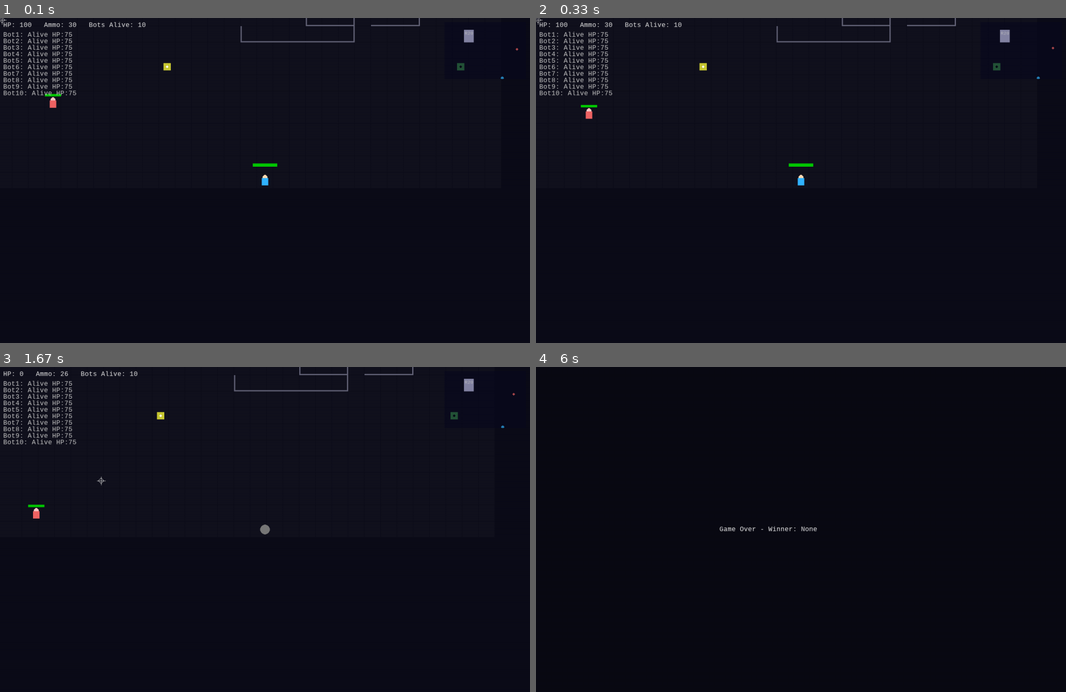
Above: before the commit, frames 1-4 (two rows, left to right).
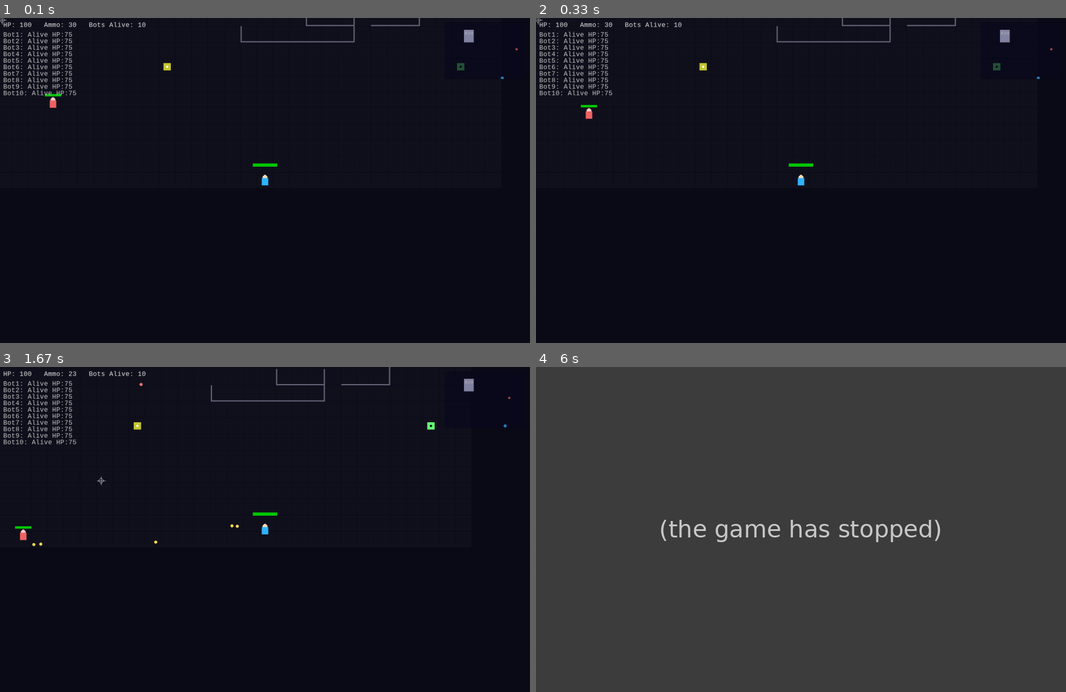
Above: after the commit, the same moments.

Repository: abdalhmanalfoly/among-us-PY-game
Game: pygame game, started from game.py
The game is run twice, just before and just after one commit, with the same random seed, the same clock (stepped at 60 frames per second) and the same inputs.
Inputs (mouse positions are in pixels of both pictures, inside the frame that each line leads up to):
- Up to frame 1 (0.1 s): no input
- Up to frame 2 (0.33 s): no input
- Up to frame 3 (1.67 s): tap Space at 0.33, 1.07, 1.37, 1.57 s; click (265, 552) at 0.72 s; hold Right 1-1.47 s; click (137, 532) at 1.08 s; hold Up from 1.5 s (still down); click (100, 480) at 1.58 s
- Up to frame 4 (6 s): release Up at 1.8 s; tap Esc at 1.83 s

The runs differ from the first frame. In frame 1, less than 0.1% of the frame differs, in the area x 97-98%, y 9-11%; in frame 2, less than 0.1%; in frame 3, 1.1%; in frame 4, 100%, in the area x 0-100%, y 0-100%.
After the commit the program exited at 5.93 s; later frames show no game.

Commit message:
bot error + bullet error solved

Diff:
--- a/game.py
+++ b/game.py
@@ -180,9 +180,26 @@
 
 # ---------- Entities ----------
 class Entity:
-    def __init__(self,x,y,w,h,color):
-        self.x=float(x); self.y=float(y); self.w=w; self.h=h; self.color=color
-    def rect(self): return pygame.Rect(int(self.x-self.w/2), int(self.y-self.h/2), self.w, self.h)
+    def __init__(self, x, y, w, h, color):
+        self.x = float(x)
+        self.y = float(y)
+        self.w = w
+        self.h = h
+        self.color = color
+
+        # تأكد إن الكيان داخل حدود العالم
+        # منع الخروج من حدود العالم
+        self.x = max(self.w / 2, min(WORLD_W - self.w / 2, self.x))
+        self.y = max(self.h / 2, min(WORLD_H - self.h / 2, self.y))
+
+
+
+    @staticmethod
+    def clamp(value, minv, maxv):
+        return max(minv, min(value, maxv))
+
+    def rect(self):
+        return pygame.Rect(int(self.x - self.w / 2), int(self.y - self.h / 2), self.w, self.h)
 
 class Player(Entity):
     def __init__(self,x,y):
@@ -190,6 +207,9 @@
         self.health=PLAYER_MAX_HEALTH; self.speed=PLAYER_SPEED; self.ammo=30; self.alive=True
     def update(self, keys, dt):
         if not self.alive: return
+        self.x = max(self.w / 2, min(WORLD_W - self.w / 2, self.x))
+        self.y = max(self.h / 2, min(WORLD_H - self.h / 2, self.y))
+
         dx=dy=0
         if keys[pygame.K_a] or keys[pygame.K_LEFT]: dx-=1
         if keys[pygame.K_d] or keys[pygame.K_RIGHT]: dx+=1
@@ -215,92 +235,129 @@
         pygame.draw.rect(surf, self.color, (sx-8, sy-6, 16, 18)) # جسم
 
 class Bot(Entity):
-    def __init__(self, x,y, idx):
-        super().__init__(x,y,26,26,(240,100,100))
-        self.health=BOT_MAX_HEALTH; self.speed=BOT_SPEED; self.state="wander"
-        self.alive=True; self.idx=idx
-        self.shoot_cooldown = random.uniform(0.6,1.6)
+    def __init__(self, x, y, idx):
+        super().__init__(x, y, 26, 26, (240, 100, 100))
+        self.health = BOT_MAX_HEALTH
+        self.speed = BOT_SPEED
+        self.state = "wander"
+        self.alive = True
+        self.idx = idx
+        self.shoot_cooldown = random.uniform(0.6, 1.6)
         self.path = []
         self.path_timer = 0
+
     def grid_pos(self):
-        return int(self.x//CELL_SIZE), int(self.y//CELL_SIZE)
+        return int(self.x // CELL_SIZE), int(self.y // CELL_SIZE)
+
     def follow_path(self, dt):
-        if not self.path: return
+        if not self.path:
+            return
+
         target = self.path[0]
-        tx = target[0]*CELL_SIZE + CELL_SIZE/2
-        ty = target[1]*CELL_SIZE + CELL_SIZE/2
-        dx = tx - self.x; dy = ty - self.y
-        d = math.hypot(dx,dy) or 1
+        tx = target[0] * CELL_SIZE + CELL_SIZE / 2
+        ty = target[1] * CELL_SIZE + CELL_SIZE / 2
+        dx = tx - self.x
+        dy = ty - self.y
+        d = math.hypot(dx, dy) or 1
         step = min(self.speed, d)
-        self.x += (dx/d)*step
-        self.y += (dy/d)*step
+
+        new_x = self.x + (dx / d) * step
+        new_y = self.y + (dy / d) * step
+
+    # التحقق إن الخلية داخل حدود المتاهة
+        cell_x = int(new_x // CELL_SIZE)
+        cell_y = int(new_y // CELL_SIZE)
+
+        if 0 <= cell_x < COLS and 0 <= cell_y < ROWS:
+            # فحص التصادم باستخدام مستطيلات الجدران
+            test_rect = pygame.Rect(new_x - self.w/2, new_y - self.h/2, self.w, self.h)
+            if test_rect.collidelist(wall_rects) == -1:
+                self.x = new_x
+                self.y = new_y
+            else:
+            # لو فيه تصادم، احذف أول نقطة في المسار
+                self.path.pop(0)
+                return
+        else:
+        # خرج برا حدود المتاهة
+            self.path.clear()
+            return
+
+    # لو اقترب من الهدف، ينتقل للنقطة التالية
         if d < 4:
             self.path.pop(0)
+
     def draw(self, surf, camx, camy):
         sx, sy = world_to_screen(self.x, self.y, camx, camy)
-        # شخصية افتراضية (رأس + جسم بلون مختلف)
-        pygame.draw.circle(surf, (255,200,200), (sx, sy-8), 6)
-        pygame.draw.rect(surf, self.color, (sx-8, sy-6, 16, 18))
+        pygame.draw.circle(surf, (255, 200, 200), (sx, sy - 8), 6)
+        pygame.draw.rect(surf, self.color, (sx - 8, sy - 6, 16, 18))
 
     def update(self, entities, bullets, dt):
-        if not self.alive: return
-        # اختيار أقرب هدف (لاعب أو بوت آخر)
-        targets = [e for e in entities if e is not self and getattr(e,'alive',True)]
+        if not self.alive:
+            return
+
+        targets = [e for e in entities if e is not self and getattr(e, 'alive', True)]
         if not targets:
-            # wander random
             if random.random() < 0.01:
-                nx = clamp(self.x + random.uniform(-80,80), 10, WORLD_W-10)
-                ny = clamp(self.y + random.uniform(-80,80), 10, WORLD_H-10)
-                self.path = astar_path(self.grid_pos(), (int(nx//CELL_SIZE), int(ny//CELL_SIZE)))
-            self.follow_path(dt); return
-
-        nearest = min(targets, key=lambda t: dist((self.x,self.y),(t.x,t.y)))
-        d = dist((self.x,self.y),(nearest.x,nearest.y))
+                nx = clamp(self.x + random.uniform(-80, 80), 10, WORLD_W - 10)
+                ny = clamp(self.y + random.uniform(-80, 80), 10, WORLD_H - 10)
+                self.path = astar_path(self.grid_pos(), (int(nx // CELL_SIZE), int(ny // CELL_SIZE)))
+
+
+            self.follow_path(dt)
+            return
+
+        nearest = min(targets, key=lambda t: dist((self.x, self.y), (t.x, t.y)))
+        d = dist((self.x, self.y), (nearest.x, nearest.y))
 
         # إعادة حساب المسار من وقت لآخر
         self.path_timer -= dt
         if self.path_timer <= 0:
-            self.path_timer = 0.6 + random.random()*0.9
+            self.path_timer = 0.6 + random.random() * 0.9
             start = self.grid_pos()
-            goal = (int(nearest.x//CELL_SIZE), int(nearest.y//CELL_SIZE))
+            goal = (int(nearest.x // CELL_SIZE), int(nearest.y // CELL_SIZE))
             self.path = astar_path(start, goal)
-            if self.path and self.path[0]==start: self.path.pop(0)
-
-        # تنفيذ المسار أو الحركة المباشرة
+            if self.path and self.path[0] == start:
+                self.path.pop(0)
+
+        # تنفيذ المسار بأمان
         if self.path:
             self.follow_path(dt)
         else:
-            dx = nearest.x - self.x; dy = nearest.y - self.y
-            mag = math.hypot(dx,dy) or 1
-            nx = self.x + (dx/mag)*self.speed
-            ny = self.y + (dy/mag)*self.speed
+            dx = nearest.x - self.x
+            dy = nearest.y - self.y
+            mag = math.hypot(dx, dy) or 1
+            nx = self.x + (dx / mag) * self.speed
+            ny = self.y + (dy / mag) * self.speed
+
             oldx, oldy = self.x, self.y
             self.x = nx
-            if self.rect().collidelist(wall_rects) != -1: self.x = oldx
+            if self.rect().collidelist(wall_rects) != -1:
+                self.x = oldx
             self.y = ny
-            if self.rect().collidelist(wall_rects) != -1: self.y = oldy
-
-        # منطق إطلاق النار: إذا في رؤية أو محاولة ricochet عند قرب بوت آخر
+            if self.rect().collidelist(wall_rects) != -1:
+                self.y = oldy
+
+        # منطق إطلاق النار
         self.shoot_cooldown -= dt
         if d < 260 and self.shoot_cooldown <= 0:
-            if line_of_sight((self.x,self.y),(nearest.x,nearest.y)):
-                tx = nearest.x + random.uniform(-10,10); ty = nearest.y + random.uniform(-10,10)
+            if line_of_sight((self.x, self.y), (nearest.x, nearest.y)):
+                tx = nearest.x + random.uniform(-10, 10)
+                ty = nearest.y + random.uniform(-10, 10)
                 bullets.append(Bullet(self.x, self.y, tx, ty, owner=self))
-                self.shoot_cooldown = random.uniform(0.7,1.6)
-            else:
-                # محاولة ricochet إذا الهدف بوت وكان قريب
-                if isinstance(nearest, Bot) and d < 170:
-                    wpt = choose_wall_point_for_ricochet((self.x,self.y),(nearest.x,nearest.y))
-                    if wpt:
-                        bullets.append(Bullet(self.x, self.y, wpt[0], wpt[1], owner=self))
-                        self.shoot_cooldown = random.uniform(0.9,1.8)
+                self.shoot_cooldown = random.uniform(0.7, 1.6)
+            elif isinstance(nearest, Bot) and d < 170:
+                wpt = choose_wall_point_for_ricochet((self.x, self.y), (nearest.x, nearest.y))
+                if wpt:
+                    bullets.append(Bullet(self.x, self.y, wpt[0], wpt[1], owner=self))
+                    self.shoot_cooldown = random.uniform(0.9, 1.8)
 
 class Bullet:
     def __init__(self,x,y,tx,ty,owner):
         self.x=x; self.y=y; self.owner=owner
         dx,dy = tx-x, ty-y; mag = math.hypot(dx,dy) or 1
         self.vx = (dx/mag)*BULLET_SPEED; self.vy = (dy/mag)*BULLET_SPEED
-        self.r = 4; self.alive=True; self.damage = 0 if isinstance(owner, Bot) else 32
+        self.r = 4; self.alive=True; self.damage = .3 if isinstance(owner, Bot) else 32
         self.bounces = 0
     def update(self, dt):
         if not self.alive: return
@@ -346,44 +403,85 @@
     return 0
 
 def neighbors(cell):
-    x,y = cell
-    nbrs = []
-    for dx,dy in ((1,0),(-1,0),(0,1),(0,-1)):
-        nx,ny = x+dx, y+dy
-        if 0 <= nx < COLS and 0 <= ny < ROWS:
-            if not maze[x][y][dir_between((x,y),(nx,ny))]:
-                nbrs.append((nx,ny))
-    return nbrs
+    x, y = cell
+    dirs = [(-1,0),(1,0),(0,-1),(0,1)]  # يسار، يمين، فوق، تحت
+    result = []
+
+    for dx, dy in dirs:
+        nx, ny = x + dx, y + dy
+
+        # تحقق من أن الإحداثيات داخل حدود الماب
+        if not (0 <= nx < COLS and 0 <= ny < ROWS):
+            continue
+
+        # تحقق أن الجدار بين الخليتين مفتوح
+        try:
+            if not maze[y][x][dir_between((x,y),(nx,ny))] and not maze[ny][nx][dir_between((nx,ny),(x,y))]:
+                result.append((nx, ny))
+        except IndexError:
+            # لو في أي مشكلة في حدود المصفوفة تجاهل الجار
+            continue
+
+    return result
 
 def astar_path(start, goal):
-    if start == goal: return []
-    sx,sy = start; gx,gy = goal
+    if start == goal:
+        return []
+
+    sx, sy = start
+    gx, gy = goal
+
+    ROWS = len(maze)
+    COLS = len(maze[0])
+
+    sx = max(0, min(COLS - 1, sx))
+    sy = max(0, min(ROWS - 1, sy))
+    gx = max(0, min(COLS - 1, gx))
+    gy = max(0, min(ROWS - 1, gy))
+
+    if maze[sy][sx] == 1 or maze[gy][gx] == 1:
+        return []
+
+    import heapq
     open_set = []
-    heapq.heappush(open_set, (0, start))
+    heapq.heappush(open_set, (0, (sx, sy)))
     came_from = {}
-    gscore = {start:0}
-    fscore = {start: abs(sx-gx)+abs(sy-gy)}
-    max_iters = COLS*ROWS*4
+    gscore = {(sx, sy): 0}
+    fscore = {(sx, sy): abs(sx - gx) + abs(sy - gy)}
+    max_iters = COLS * ROWS * 4
     iters = 0
+
     while open_set and iters < max_iters:
         iters += 1
         _, current = heapq.heappop(open_set)
-        if current == goal:
+
+        if current == (gx, gy):
             path = []
             c = current
             while c in came_from:
-                path.append(c); c = came_from[c]
+                path.append(c)
+                c = came_from[c]
             path.reverse()
             return path
+
         for nb in neighbors(current):
+            cx, cy = nb
+
+            if not (0 <= cx < COLS and 0 <= cy < ROWS):
+                continue
+
+            if maze[cy][cx] == 1:
+                continue
+
             tentative = gscore[current] + 1
             if tentative < gscore.get(nb, 1e9):
                 came_from[nb] = current
                 gscore[nb] = tentative
-                f = tentative + abs(nb[0]-gx)+abs(nb[1]-gy)
+                f = tentative + abs(nb[0] - gx) + abs(nb[1] - gy)
                 if nb not in fscore or f < fscore[nb]:
                     fscore[nb] = f
                     heapq.heappush(open_set, (f, nb))
+
     return []
 
 # ---------- LOS helper ----------
@@ -483,35 +581,47 @@
     for b in bots:
         b.update(all_entities, bullets, dt)
 
-    # bullets update
+# bullets update
     for bu in bullets:
         bu.update(dt)
 
-    # bullet collisions
-    for bu in bullets:
-        if not bu.alive: continue
-        # player hit
-        if player.alive and bu.owner is not player and getattr(bu.owner,'alive',True):
-            if dist((bu.x,bu.y),(player.x,player.y)) < player.w/2 + bu.r:
+# bullet collisions (fixed logic)
+    for bu in bullets:  # ← هنا يبدأ اللوب اللي يعرف المتغير bu
+        if not bu.alive:
+            continue
+
+    # الرصاص من اللاعب → يصيب البوتات فقط
+        if bu.owner == "player":
+            for b in bots:
+                if not b.alive:
+                    continue
+                if dist((bu.x, bu.y), (b.x, b.y)) < b.w/2 + bu.r:
+                    b.health -= bu.damage
+                    bu.alive = False
+                    if b.health <= 0:
+                        b.alive = False
+                    # احتمال ظهور Pickup بعد موت البوت
+                        if random.random() < 0.6:
+                            pickups.append(
+                                Pickup(
+                                    b.x + random.randint(-10, 10),
+                                    b.y + random.randint(-10, 10),
+                                    random.choice(["ammo", "med"])
+                                )
+                            )
+                    break
+
+    # الرصاص من بوت → يصيب اللاعب فقط
+        elif isinstance(bu.owner, Bot):
+            if player.alive and dist((bu.x, bu.y), (player.x, player.y)) < player.w/2 + bu.r:
                 player.health -= bu.damage
-                bu.alive=False
-                if player.health <= 0: player.alive=False
-                continue
-        # bots
-        for b in bots:
-            if not b.alive: continue
-            if bu.owner is b: continue
-            if isinstance(bu.owner, Bot) and bu.owner is b: continue
-            if dist((bu.x,bu.y),(b.x,b.y)) < b.w/2 + bu.r:
-                b.health -= bu.damage
-                bu.alive=False
-                if b.health <= 0:
-                    b.alive=False
-                    if random.random() < 0.6:
-                        pickups.append(Pickup(b.x + random.randint(-10,10), b.y + random.randint(-10,10), random.choice(["ammo","med"])))
-                break
-
+                bu.alive = False
+                if player.health <= 0:
+                    player.alive = False
+
+# إزالة الرصاصات الميتة
     bullets = [b for b in bullets if b.alive]
+
 
     # pickups collision
     for p in pickups[:]:
@@ -632,7 +742,7 @@
     pygame.display.flip()
 
 # end
-pygame.time.wait(300)
+pygame.time.wait(100)
 screen.fill((10,10,20))
 msg = f"Game Over - Winner: {winner}"
 screen.blit(font.render(msg, True, (240,240,240)), (WIDTH//2-200, HEIGHT//2-10))
